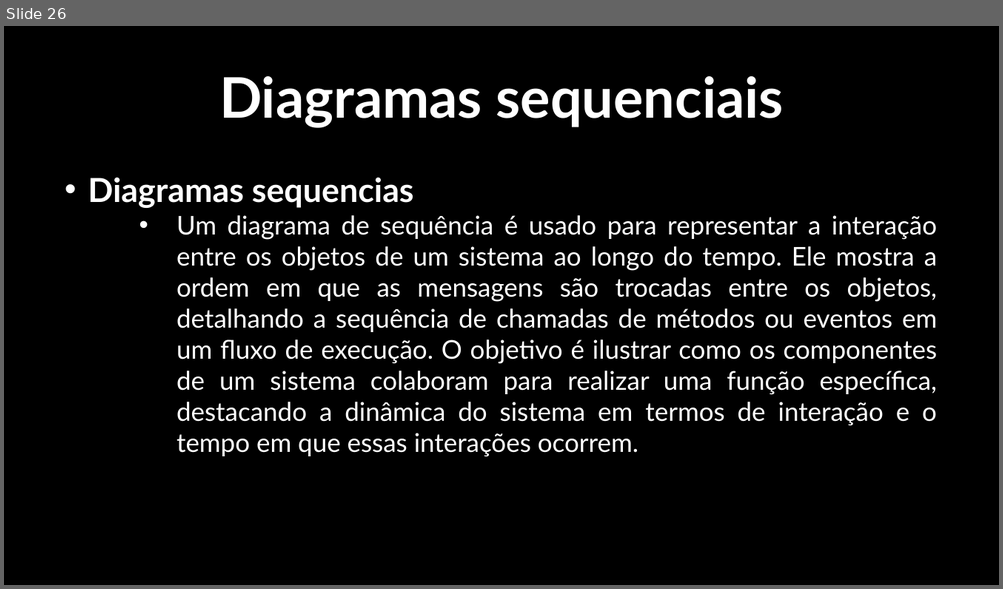
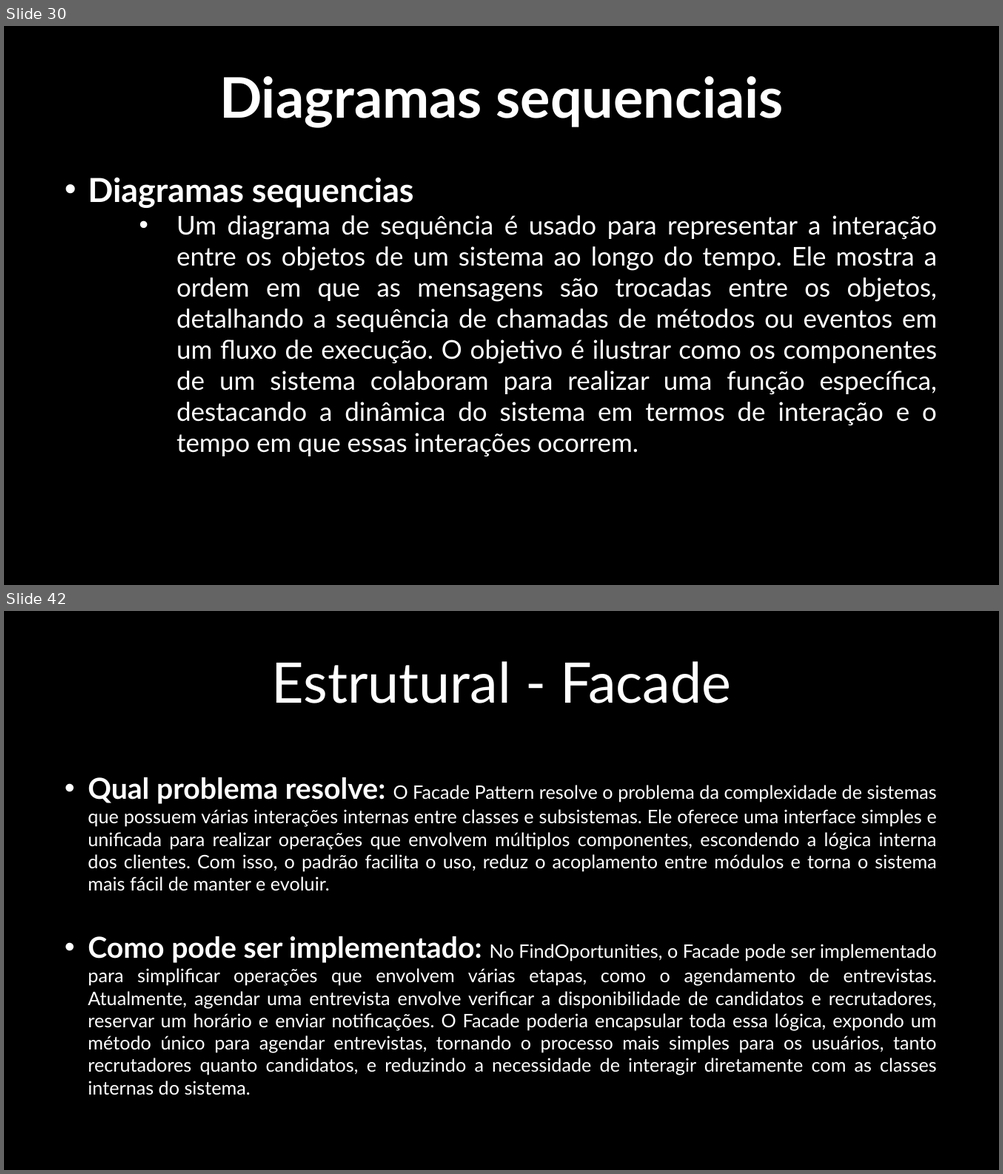
Before and after one commit to kaykymatos/analise-e-projeto-de-sistema-2, a slide deck: ProjetoDesenvolvidoPeloGrupo/Apresentação.pptx. Shown one above the other, each under a label of ours: slide 26 before the commit, slides 30 and 42 after it; the slides between them are not shown. The pictures are 1003x589 and 1003x1174 pixels, drawn with LibreOffice and Linux fonts; fonts in the diff are those of the drawing; background and template pictures are left out. Boxes give left, top, right and bottom in pixels: in the first picture for what was removed or moved away, otherwise in the second. Text is boxed around its words. In the diff, an @@ line names an element or a change of style, - is before the commit and + after.

```diff
--- a/ProjetoDesenvolvidoPeloGrupo/Apresentação.pptx
+++ b/ProjetoDesenvolvidoPeloGrupo/Apresentação.pptx
@@ slide 42 added at <box>4,611,999,1170</box>, background picture (left out) @@
@@ text added at <box>271,661,731,703</box>, 54 pt, text #FFFFFF @@
+Estrutural - Facade
@@ text added at <box>88,777,936,1096</box>, 18 pt, text #FFFFFF @@
+• Qual problema resolve: O Facade Pattern resolve o problema da complexidade de sistemas que possuem várias interações internas entre classes e subsistemas. Ele oferece uma interface simples e unificada para realizar operações que envolvem múltiplos componentes, escondendo a lógica interna dos clientes. Com isso, o padrão facilita o uso, reduz o acoplamento entre módulos e torna o sistema mais fácil de manter e evoluir.
+• Como pode ser implementado: No FindOportunities, o Facade pode ser implementado para simplificar operações que envolvem várias etapas, como o agendamento de entrevistas. Atualmente, agendar uma entrevista envolve verificar a disponibilidade de candidatos e recrutadores, reservar um horário e enviar notificações. O Facade poderia encapsular toda essa lógica, expondo um método único para agendar entrevistas, tornando o processo mais simples para os usuários, tanto recrutadores quanto candidatos, e reduzindo a necessidade de interagir diretamente com as classes internas do sistema.
@@ what was slide 26 is now slide 30 @@
```
Also in this commit, not shown: 4 slides changed, 18 other slides added, 2 slides removed, 50 other files.
